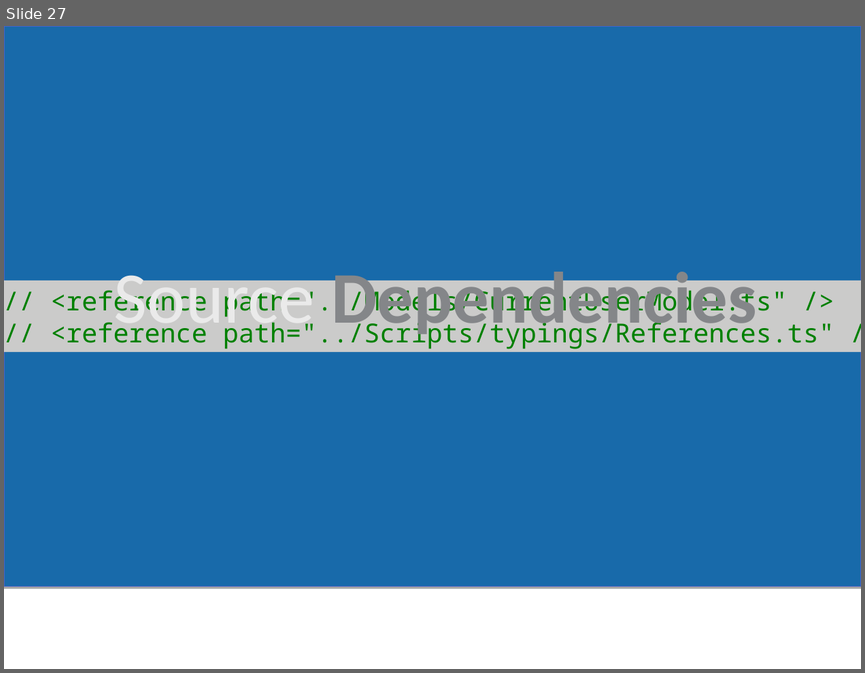
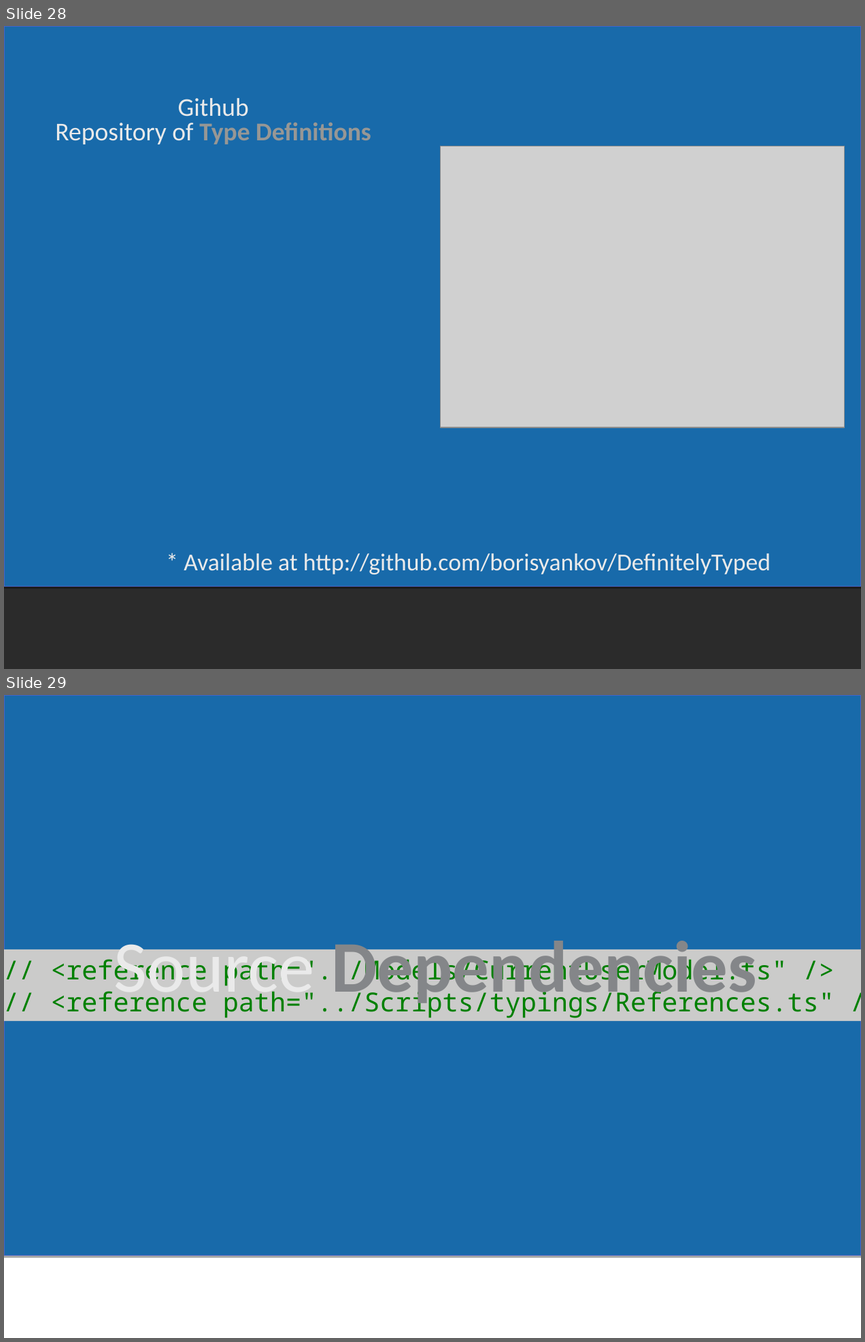
Before and after one commit to derikwhittaker/Demo.DevReach, a slide deck: TypeScript/Derik.Whittaker-Typescript.ppt. Shown one above the other, each under a label of ours: slide 27 before the commit, slides 28 and 29 after it. The pictures are 865x673 and 865x1342 pixels, drawn with LibreOffice and Linux fonts; fonts in the diff are those of the drawing; grey boxes stand for pictures; background and template pictures are left out; a plain dark background stands for a picture behind light text. Boxes give left, top, right and bottom in pixels: in the first picture for what was removed or moved away, otherwise in the second. Text is boxed around its words. In the diff, an @@ line names an element or a change of style, - is before the commit and + after.

```diff
--- a/TypeScript/Derik.Whittaker-Typescript.ppt
+++ b/TypeScript/Derik.Whittaker-Typescript.ppt
@@ slide 28 added at bbox=[4, 26, 861, 669], background picture (left out); not listed: 1 template element that a slide beside it also shows @@
@@ text added at bbox=[55, 98, 371, 144], 21.4 pt, text #EAEAEA @@
+Github
+Repository of Type Definitions
@@ picture added at bbox=[440, 146, 844, 427] @@
@@ text added at bbox=[184, 553, 770, 574], 20.4 pt, text #EAEAEA @@
+* Available at http://github.com/borisyankov/DefinitelyTyped
@@ what was slide 27 is now slide 29 @@
```
Also in this commit, not shown: 6 slides changed, 1 other slide added, 1 other file.
